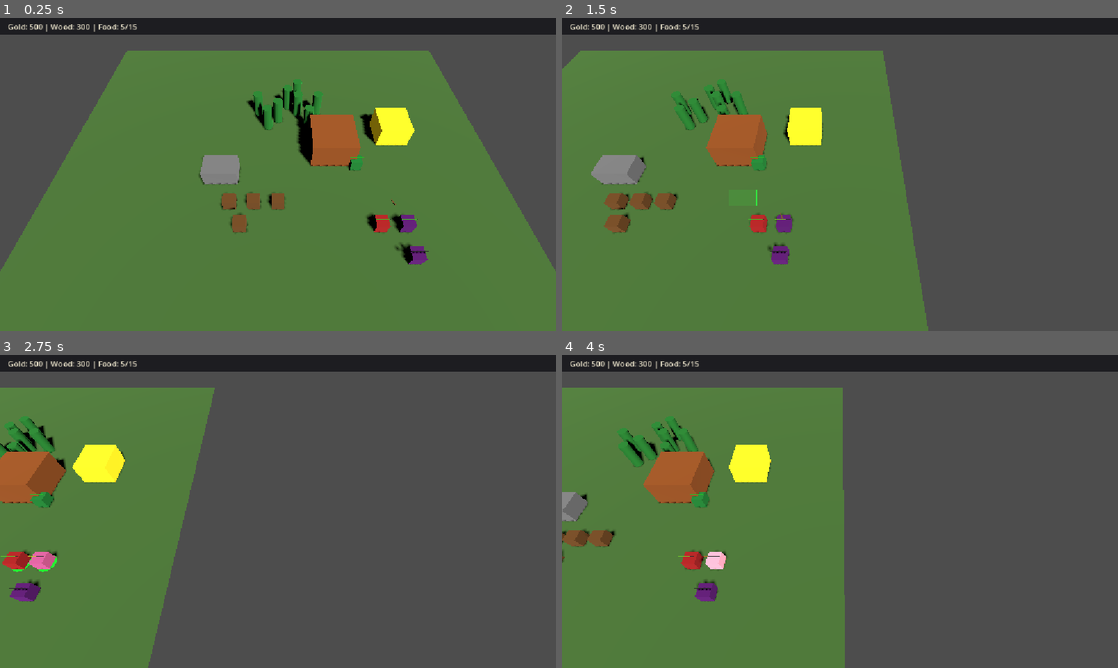
Above: before the commit, frames 1-4 (two rows, left to right).
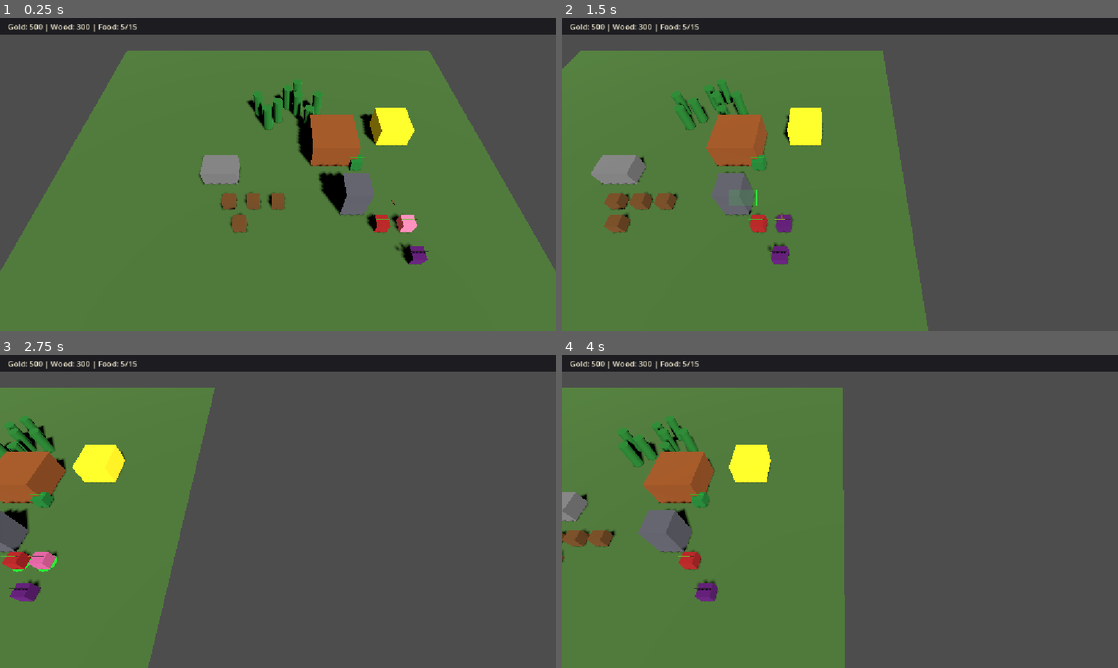
Above: after the commit, the same moments.

Repository: nplvkntx/endless-battle
Game: Godot game, scene res://scenes/main.tscn
The game is run twice, just before and just after one commit, with the same random seed, the same clock (stepped at 60 frames per second) and the same inputs.
Inputs (mouse positions are in pixels of both pictures, inside the frame that each line leads up to):
- Up to frame 1 (0.25 s): no input
- Up to frame 2 (1.5 s): tap Enter at 0.5 s; move the mouse to (962, 158) at 0.52 s; hold Right (ui_right) 0.53-1.25 s; tap B at 0.6 s; click (962, 158) at 0.67 s; drag from (728, 190) to (812, 237) at 1.27 s
- Up to frame 3 (2.75 s): move the mouse to (333, 442) at 2.02 s; hold Right (ui_right) from 2.03 s (still down); tap B at 2.1 s
- Up to frame 4 (4 s): release Right (ui_right) at 2.75 s; drag from (812, 574) to (673, 464) at 2.77 s; move the mouse to (1006, 558) at 3.52 s; hold Left (ui_left) from 3.53 s (still down); tap B at 3.6 s

The runs differ from the first frame. In frame 1, 1.3% of the frame differs, in the area x 57-75%, y 46-69%; in frame 2, 0.9%; in frame 3, 0.6%; in frame 4, 1.3%, in the area x 13-30%, y 46-69%.

Commit message:
Add basic defensive tower

Diff:
--- /dev/null
+++ b/scenes/buildings/tower.tscn
@@ -0,0 +1,22 @@
+[gd_scene format=3 uid="uid://bxwg81vxxo5na"]
+
+[ext_resource type="Script" path="res://scripts/buildings/tower.gd" id="1_tower"]
+
+[sub_resource type="StandardMaterial3D" id="StandardMaterial3D_tower"]
+albedo_color = Color(0.45, 0.45, 0.5, 1)
+
+[sub_resource type="BoxMesh" id="BoxMesh_tower"]
+size = Vector3(2, 3, 2)
+
+[sub_resource type="BoxShape3D" id="BoxShape3D_tower"]
+size = Vector3(2, 3, 2)
+
+[node name="Tower" type="StaticBody3D" groups=["buildings"]]
+script = ExtResource("1_tower")
+
+[node name="MeshInstance3D" type="MeshInstance3D" parent="."]
+mesh = SubResource("BoxMesh_tower")
+surface_material_override/0 = SubResource("StandardMaterial3D_tower")
+
+[node name="CollisionShape3D" type="CollisionShape3D" parent="."]
+shape = SubResource("BoxShape3D_tower")
--- a/scenes/main.tscn
+++ b/scenes/main.tscn
@@ -15,6 +15,7 @@
 [ext_resource type="PackedScene" path="res://scenes/units/enemy_dummy.tscn" id="14_enemy_dummy"]
 [ext_resource type="PackedScene" path="res://scenes/units/swordsman.tscn" id="15_swordsman"]
 [ext_resource type="PackedScene" path="res://scenes/units/archer.tscn" id="16_archer"]
+[ext_resource type="PackedScene" path="res://scenes/buildings/tower.tscn" id="17_tower"]
 
 [sub_resource type="StyleBoxFlat" id="StyleBoxFlat_resource_bar"]
 bg_color = Color(0.08, 0.08, 0.1, 0.85)
@@ -184,6 +185,9 @@
 [node name="Farm" parent="." instance=ExtResource("10_farm")]
 transform = Transform3D(1, 0, 0, 0, 1, 0, 0, 0, 1, -5, 0.75, 0)
 
+[node name="Tower" parent="." instance=ExtResource("17_tower")]
+transform = Transform3D(1, 0, 0, 0, 1, 0, 0, 0, 1, 6, 1.5, 3)
+
 [node name="GoldMine" parent="." instance=ExtResource("8_gold_mine")]
 transform = Transform3D(1, 0, 0, 0, 1, 0, 0, 0, 1, 11, 1, -5)
 
--- /dev/null
+++ b/scripts/buildings/tower.gd
@@ -0,0 +1,71 @@
+class_name Tower
+extends Building
+
+## Stationary defensive tower that automatically fires projectiles at nearby enemies.
+
+@export var attack_damage: int = 12
+@export var attack_range: float = 10.0
+@export var attack_cooldown: float = 1.5
+
+const ARROW_SCENE: PackedScene = preload("res://scenes/projectiles/arrow.tscn")
+const PROJECTILE_SPAWN_HEIGHT := 2.5
+
+var _attack_cooldown_timer: float = 0.0
+
+
+func _ready() -> void:
+	super._ready()
+	if building_state.is_empty():
+		set_completed()
+
+
+func _physics_process(delta: float) -> void:
+	_attack_cooldown_timer -= delta
+	if _attack_cooldown_timer > 0.0:
+		return
+
+	var target: EnemyDummy = _find_closest_enemy_in_range()
+	if target == null:
+		return
+
+	_fire_projectile(target)
+	_attack_cooldown_timer = attack_cooldown
+
+
+func _find_closest_enemy_in_range() -> EnemyDummy:
+	var closest_enemy: EnemyDummy = null
+	var closest_distance: float = INF
+
+	for node: Node in get_tree().get_nodes_in_group("enemies"):
+		if not node is EnemyDummy:
+			continue
+
+		var enemy: EnemyDummy = node as EnemyDummy
+		if not is_instance_valid(enemy):
+			continue
+
+		if enemy.get_current_health() <= 0:
+			continue
+
+		var distance: float = _horizontal_distance_to(enemy)
+		if distance > attack_range:
+			continue
+
+		if distance < closest_distance:
+			closest_distance = distance
+			closest_enemy = enemy
+
+	return closest_enemy
+
+
+func _fire_projectile(target: EnemyDummy) -> void:
+	var arrow: Arrow = ARROW_SCENE.instantiate() as Arrow
+	get_tree().current_scene.add_child(arrow)
+	var spawn_position: Vector3 = global_position + Vector3(0.0, PROJECTILE_SPAWN_HEIGHT, 0.0)
+	arrow.launch(target, float(attack_damage), spawn_position)
+
+
+func _horizontal_distance_to(target: Node3D) -> float:
+	var offset: Vector3 = global_position - target.global_position
+	offset.y = 0.0
+	return offset.length()
--- a/scripts/projectiles/arrow.gd
+++ b/scripts/projectiles/arrow.gd
@@ -16,7 +16,7 @@
 var _lifetime: float = 0.0
 
 
-func launch(attacker: Unit, target: EnemyDummy, damage: float, spawn_position: Vector3) -> void:
+func launch(target: EnemyDummy, damage: float, spawn_position: Vector3, attacker: Unit = null) -> void:
 	_attacker = attacker
 	_target = target
 	_damage = damage
@@ -78,6 +78,6 @@
 	_target.take_damage(_damage, _attacker)
 	MeleeHitSound.play_at(self, _target.global_position)
 	print(
-		"Archer arrow dealt %d damage. Target remaining health: %d"
+		"Projectile dealt %d damage. Target remaining health: %d"
 		% [int(_damage), _target.get_current_health()]
 	)
--- a/scripts/units/archer.gd
+++ b/scripts/units/archer.gd
@@ -180,7 +180,7 @@
 	var arrow: Arrow = ARROW_SCENE.instantiate() as Arrow
 	get_tree().current_scene.add_child(arrow)
 	var spawn_position: Vector3 = global_position + Vector3(0.0, ARROW_SPAWN_HEIGHT, 0.0)
-	arrow.launch(self, _attack_target, float(attack_damage), spawn_position)
+	arrow.launch(_attack_target, float(attack_damage), spawn_position, self)
 
 
 func take_damage(amount: float) -> void:
Not shown, added: scripts/buildings/tower.gd.uid
